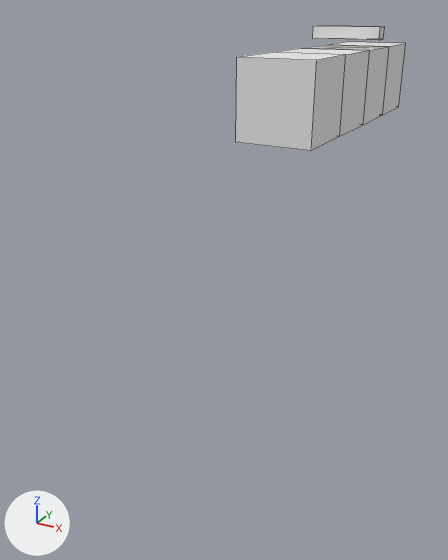
Before and after pictures for a commit that changed the Blender file 48PajamaJam/Assets/Levels/level10.blend.
Before and after are seen from a camera (50 mm lens) standing at (9.3, -21.6, 1.6) and looking at (-1.4, -2.1, -8.2). Arrows for +X, +Y and +Z are at lower left; the lights stay in place. Mesh edges are drawn as thin lines.

In view in the first picture: 'Dark', 'DarkOn'.
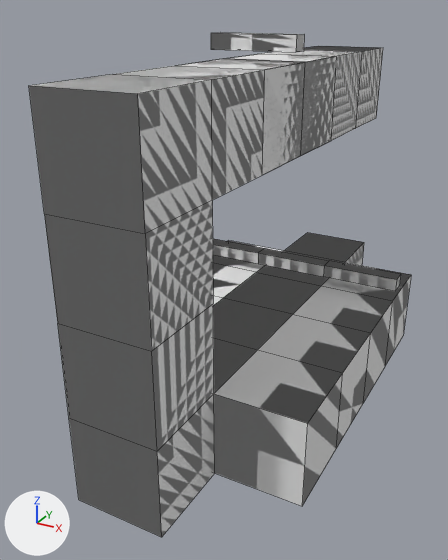
Diff of the bpy script that builds the scene:
```diff
--- a/48PajamaJam/Assets/Levels/level10.blend.py
+++ b/48PajamaJam/Assets/Levels/level10.blend.py
@@ me_cube_001 @@
 # used by ob_lightoff; location = (0.0, 0.0, 0.0)
-me_cube_001.from_pydata(...)  # 8 vertices, 4 faces; spans x -1.5..1.5, y 5.0..8.0, z -3.0..0.0
+me_cube_001.from_pydata(...)  # 12 vertices, 8 faces; spans x -1.5..1.5, y -5.0..1.0, z -3.0..0.0
+# me_cube_001 part 2: the whole mesh is rebuilt
 me_cube_001.materials.append(mat_material)
@@ me_cube @@
 # used by ob_light; location = (0.0, 0.0, 0.0)
-me_cube.from_pydata(...)  # 28 vertices, 22 faces; spans x -1.5..1.5, y -1.0..11.0, z -3.0..0.84
-me_cube.materials.append(mat_material)  # white #e7e7e7
+me_cube.from_pydata(...)  # 100 vertices, 92 faces; spans x -4.51..4.51, y -11.0..7.0, z -12.0..0.84
+# me_cube part 6: the loose piece of 12 vertices spanning x -1.5..1.5, y -1.0..5.0, z -3.0..0.0 is turned 180 degrees about the z axis through its middle, then moved by (0.0, 2.0, 0.0), in mat_material_001 (white #e7e7e7)
+# me_cube part 7: a new loose piece, a box spanning x -1.5..1.5, y -2.82..-2.18, z 0.34..0.84, in mat_material_001 (white #e7e7e7)
+# me_cube part 8: a new loose piece of 64 vertices spanning x -4.5..4.5, y -11.0..7.0, z -12.0..0.0, in mat_material_001 (white #e7e7e7)
+# me_cube part 9: a new loose piece of 16 vertices spanning x -4.51..4.51, y 1.18..1.82, z -8.66..-8.16, in mat_material_001 (white #e7e7e7)
+me_cube.materials.append(mat_material_001)  # white #e7e7e7
@@ me_cube_004 @@
 # used by ob_dark; location = (0.0, 0.0, 0.0)
-me_cube_004.from_pydata(...)  # 28 vertices, 24 faces; spans x -1.5..1.5, y -1.0..11.0, z -3.0..0.84
-me_cube_004.materials.append(mat_material_001)  # white #e7e7e7
+me_cube_004.from_pydata(...)  # 104 vertices, 98 faces; spans x -4.51..4.51, y -11.0..7.0, z -12.0..0.84
+# me_cube_004 part 3: the loose piece of 8 vertices spanning x -1.5..1.5, y 6.18..6.82, z 0.34..0.84 is turned 180 degrees about the z axis through its middle, then moved by (0.0, -9.0, 0.0), in mat_material (white #e7e7e7)
+# me_cube_004 part 4: a new loose piece of 80 vertices spanning x -4.5..4.5, y -11.0..7.0, z -12.0..0.0, in mat_material (white #e7e7e7)
+# me_cube_004 part 5: 20 vertices removed from x -1.5..1.5, y -1.0..11.0, z -3.0..0.0
+me_cube_004.materials.append(mat_material)  # white #e7e7e7
@@ me_cube_003 @@
 me_cube_003.from_pydata(...)  # 8 vertices, 4 faces; spans x -1.5..1.5, y 5.0..8.0, z -3.0..0.0
 # used by ob_darkon; location = (0.0, 0.0, 0.0)
 # verts and faces of me_cube_003; kept vertices keep their numbers, new ones are numbered from 8
 # before: 0 (-1.5, 5.0, -3.0), 1 (-1.5, 8.0, -3.0), 2 (-1.5, 5.0, 0.0) at pixel (301, 48), 3 (-1.5, 8.0, 0.0) at pixel (325, 44), 4 (1.5, 5.0, -3.0) at pixel (363, 124)
 # before: 5 (1.5, 8.0, -3.0) at pixel (382, 114), 6 (1.5, 5.0, 0.0) at pixel (369, 50), 7 (1.5, 8.0, 0.0) at pixel (389, 46)
-me_cube_003.materials.append(mat_material_001)  # white #e7e7e7
+# me_cube_003 part 1
+delete_vertices([*range(0, 8)])  # with the faces that use them
+verts[8] = (-1.5, 1.0, -3.0)
+verts[9] = (-1.5, 1.0, 0.0)  # pixel (261, 53)
+verts[10] = (-1.5, -5.0, -3.0)
+verts[11] = (-1.5, -5.0, 0.0)  # pixel (174, 65)
+for new, old in zip([*range(12, 16)], [*range(8, 12)]): verts[new] = verts[old] + (3.0, 0.0, 0.0)
+faces += [(8, 9, 13, 12), (10, 14, 15, 11)]
+me_cube_003.materials.append(mat_material)  # white #e7e7e7
@@ ob_lightoff @@
 ob_lightoff.location = (0.0, 0.0, 0.0)
-ob_lightoff.hide_set(True)  # its collection is switched off
@@ ob_light @@
 ob_light.location = (0.0, 0.0, 0.0)
-ob_light.hide_set(True)  # its collection is switched off
```

Boxes (x1, y1, x2, y2) around the edits, measured in the pictures (448 x 560 px; the box of a moved part takes in the faces that stretch with it):
'Light', shown
    after: (30, 33, 411, 537)
'Dark', reshaped
    before: (236, 26, 406, 151)
    after: (29, 32, 393, 448)
'LightOff', shown
    after: (175, 55, 336, 172)
'DarkOn', reshaped (not visible afterwards)
    before: (311, 46, 389, 50)
part 3 of me_cube_004, moved or reshaped
    before: (312, 26, 384, 40)
    after: (211, 32, 303, 52)
part 4 of me_cube_004, added
    after: (29, 48, 393, 448)
part 5 of me_cube_004, deleted
    before: (236, 42, 406, 151)
part 6 of me_cube, moved or reshaped (not visible before)
    after: (268, 46, 377, 141)
part 7 of me_cube, added
    after: (213, 33, 304, 52)
part 8 of me_cube, added
    after: (30, 66, 411, 537)
part 9 of me_cube, added
    after: (213, 239, 401, 291)
